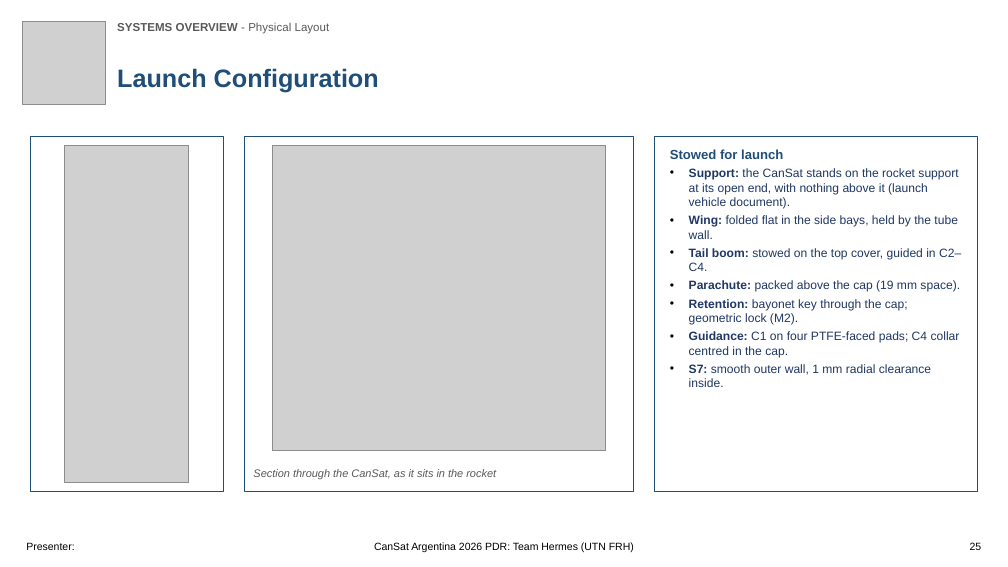
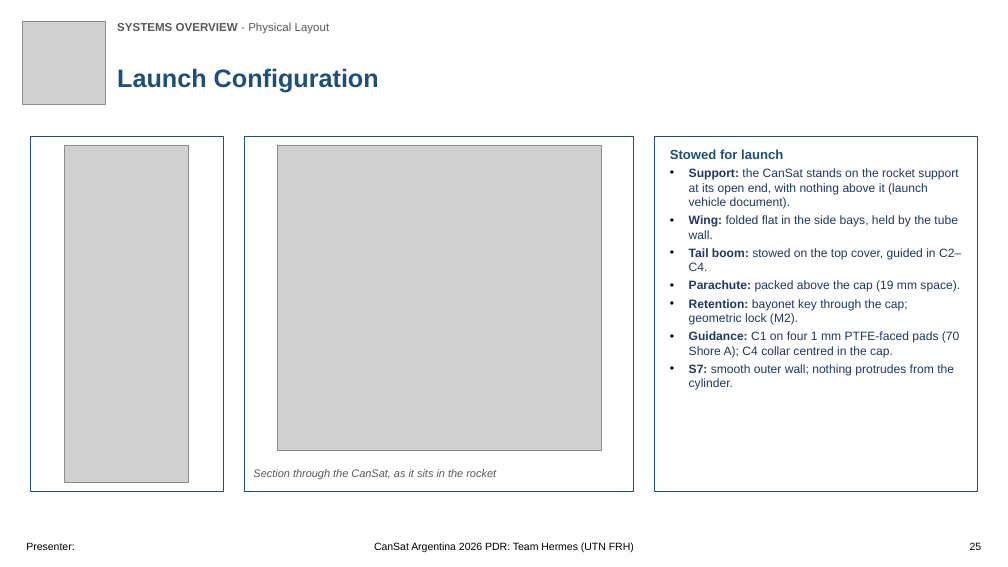
Before and after one commit to Caetano18/proyecto, a slide deck: slide 25 of cansat_pdr/laminas_plantilla/CanSat_PDR_Hermes_mecanica.pptx. Drawn at 1008x567 pixels with LibreOffice and Linux fonts; fonts in the diff are those of the drawing; grey boxes stand for pictures; background and template pictures are left out. Boxes give left, top, right and bottom in pixels: in the first picture for what was removed or moved away, otherwise in the second. Text is boxed around its words. In the diff, an @@ line names an element or a change of style, - is before the commit and + after.

```diff
--- a/cansat_pdr/laminas_plantilla/CanSat_PDR_Hermes_mecanica.pptx
+++ b/cansat_pdr/laminas_plantilla/CanSat_PDR_Hermes_mecanica.pptx
@@ picture: place and size @@
-picture at (272, 145, 606, 451)
+picture at (278, 145, 602, 451)
@@ text in rectangle at (689, 331, 959, 390): text changed @@
-• Guidance: C1 on four PTFE-faced pads; C4 collar centred in the cap.
-• S7: smooth outer wall, 1 mm radial clearance inside.
+• Guidance: C1 on four 1 mm PTFE-faced pads (70 Shore A); C4 collar centred in the cap.
+• S7: smooth outer wall; nothing protrudes from the cylinder.
```
Also in this commit, not shown: 16 other slides changed, 48 other files.
